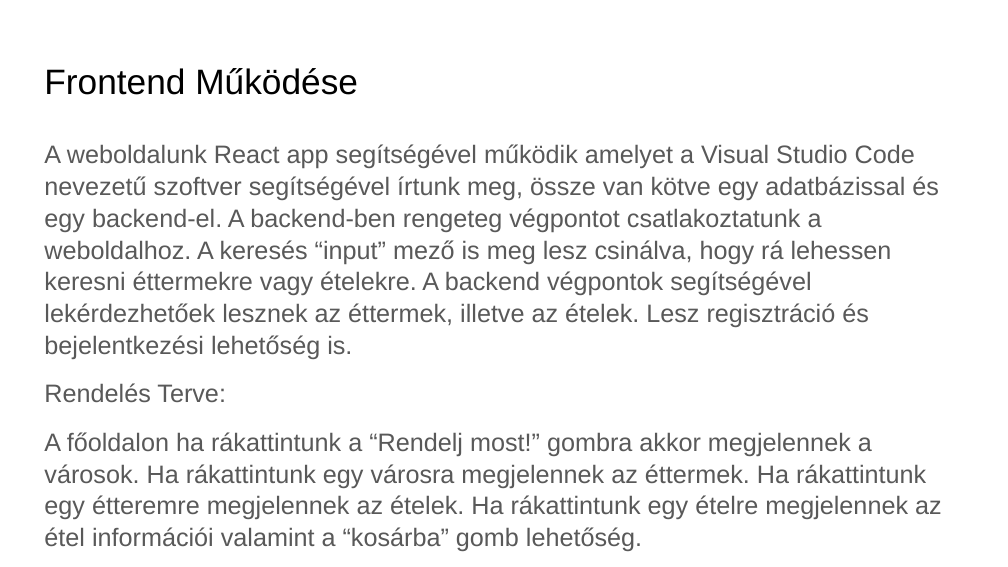
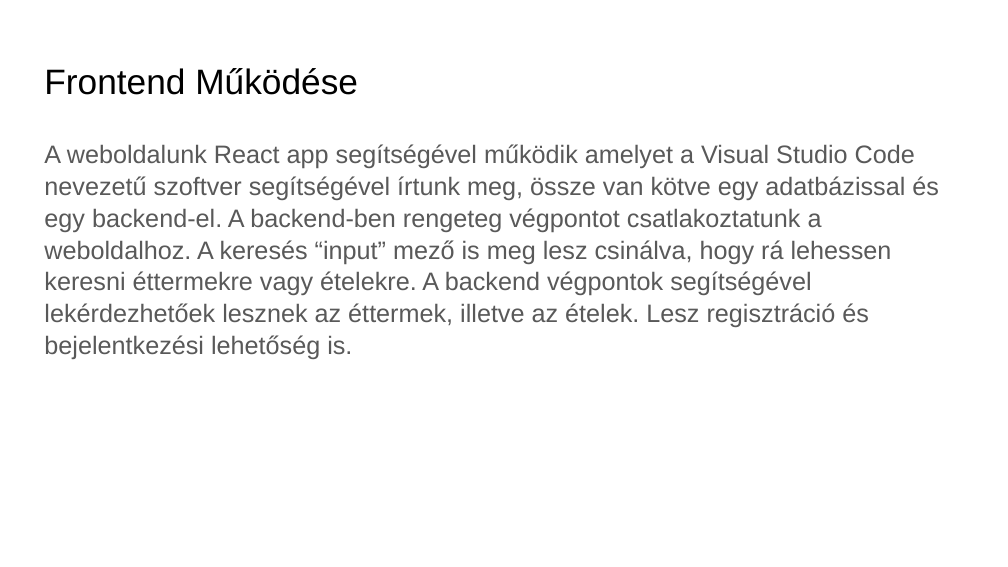
Before and after one commit to kirschg/-telfut-r, a slide deck: slide 3 of etelfutar_ppt_uj.pptx. Drawn at 1008x567 pixels with LibreOffice and Linux fonts; fonts in the diff are those of the drawing; background and template pictures are left out. Boxes give left, top, right and bottom in pixels: in the first picture for what was removed or moved away, otherwise in the second. Text is boxed around its words. In the diff, an @@ line names an element or a change of style, - is before the commit and + after.

```diff
--- a/etelfutar_ppt_uj.pptx
+++ b/etelfutar_ppt_uj.pptx
@@ text at [44, 383, 942, 551]: paragraphs removed @@
-Rendelés Terve:
-A főoldalon ha rákattintunk a “Rendelj most!” gombra akkor megjelennek a városok. Ha rákattintunk egy városra megjelennek az éttermek. Ha rákattintunk egy étteremre megjelennek az ételek. Ha rákattintunk egy ételre megjelennek az étel információi valamint a “kosárba” gomb lehetőség.
```
Also in this commit, not shown: 3 other slides changed, 2 slides added.
